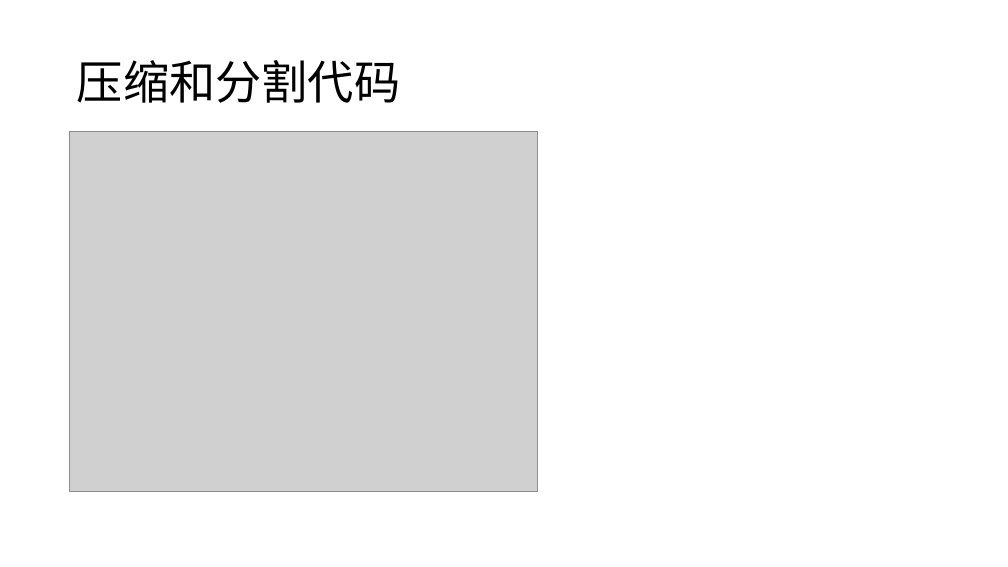
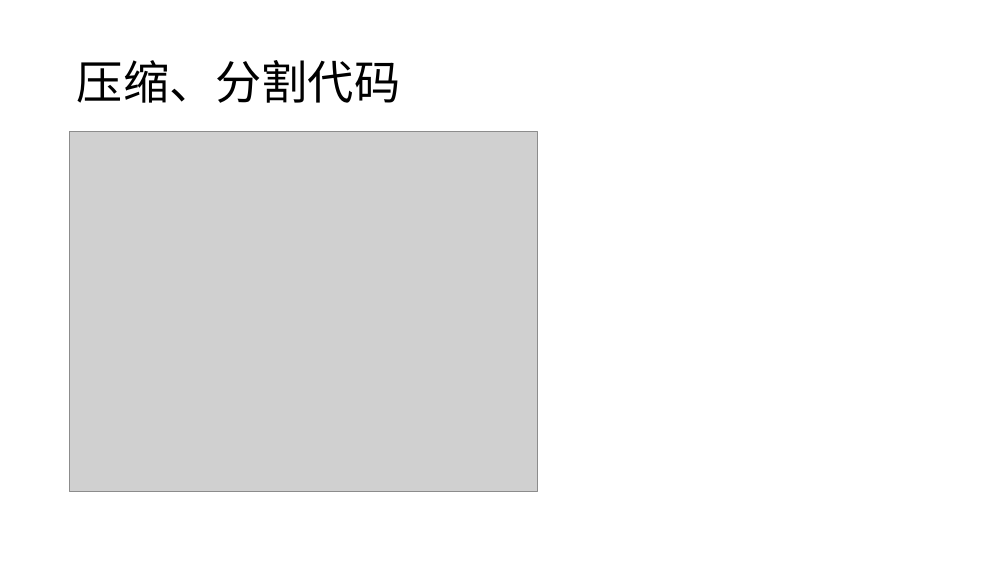
Before and after one commit to liwenxin-jam/vuecli3-starter, a slide deck: slide 11 of doc/vue-cli3.pptx. Drawn at 1008x567 pixels with LibreOffice and Linux fonts; fonts in the diff are those of the drawing; grey boxes stand for pictures. Boxes give left, top, right and bottom in pixels: in the first picture for what was removed or moved away, otherwise in the second. Text is boxed around its words. In the diff, an @@ line names an element or a change of style, - is before the commit and + after.

```diff
--- a/doc/vue-cli3.pptx
+++ b/doc/vue-cli3.pptx
@@ title at [77, 60, 400, 103]: text changed @@
-压缩和分割代码
+压缩、分割代码
```
Also in this commit, not shown: 1 other slide changed, 1 slide added, 2 other files.
